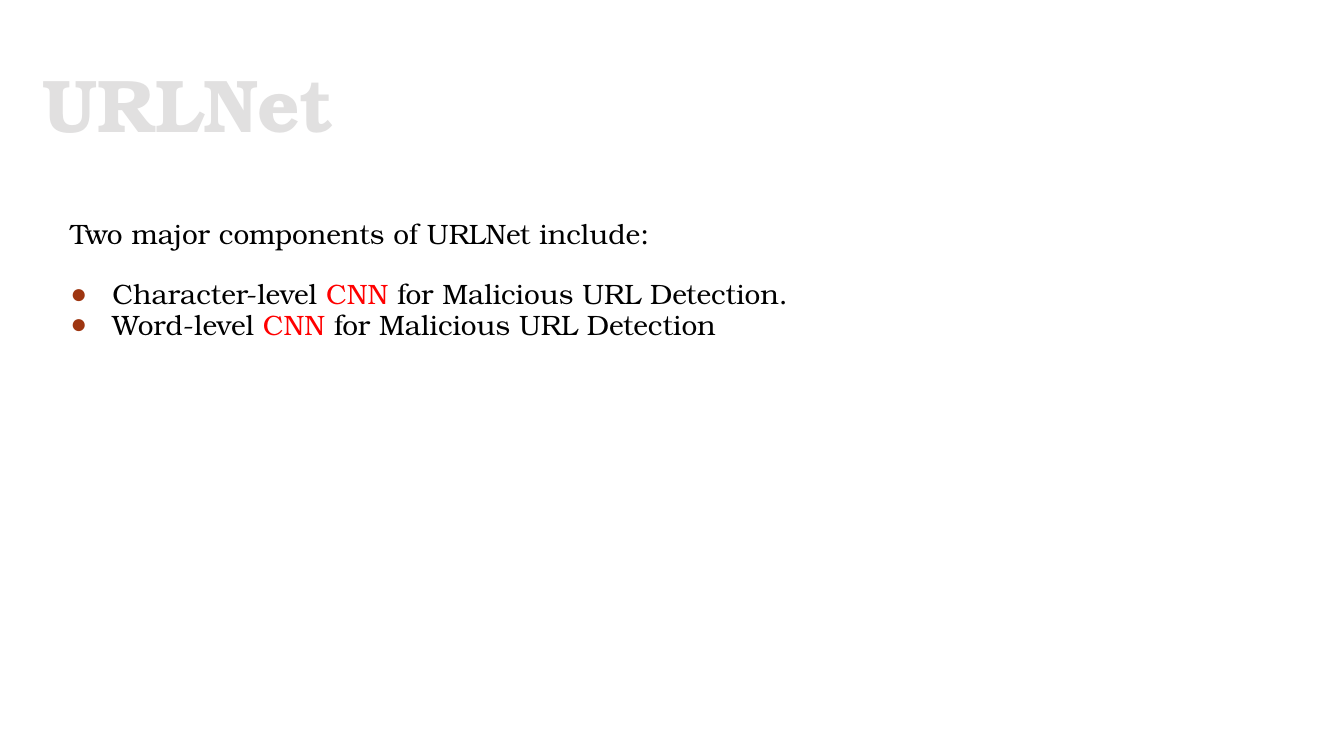
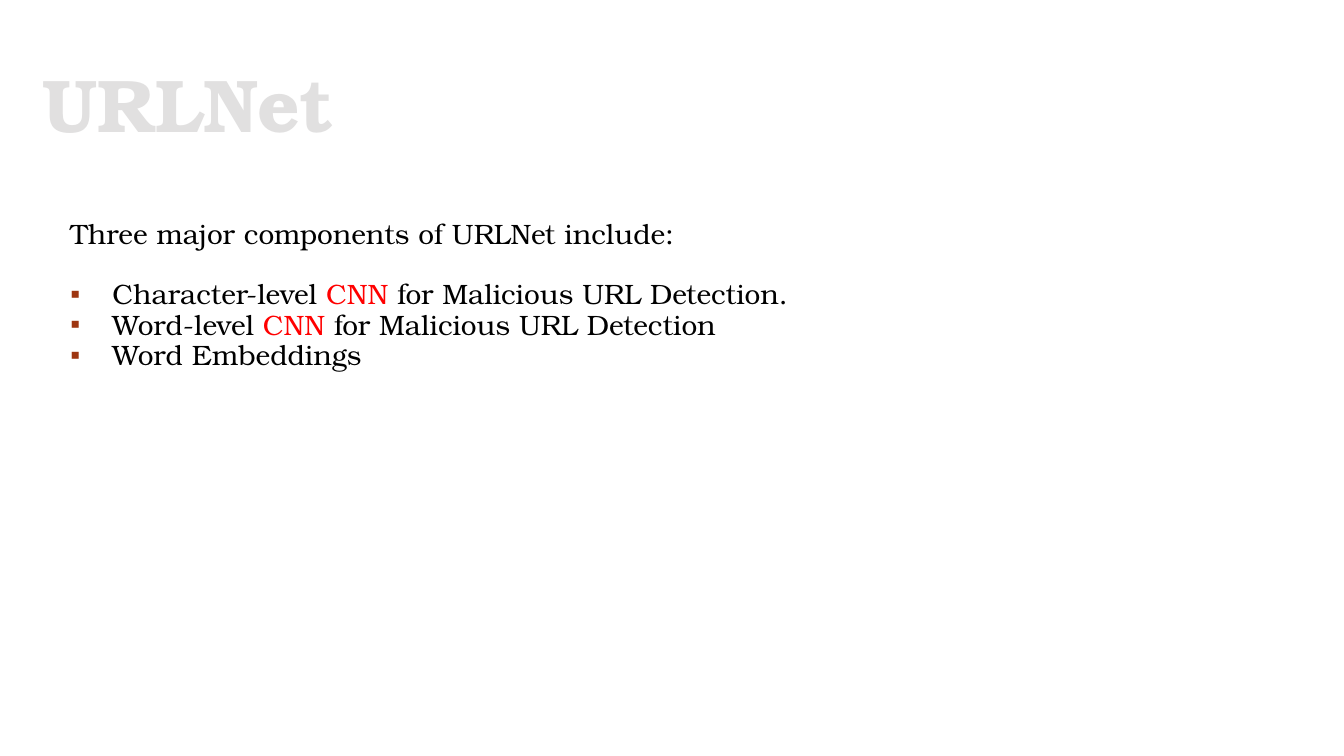
Before and after one commit to rajatb115/SIV-assignment, a slide deck: slide 11 of PPT/SIV.pptx. Drawn at 1344x756 pixels with LibreOffice and Linux fonts; fonts in the diff are those of the drawing; background and template pictures are left out. Boxes give left, top, right and bottom in pixels: in the first picture for what was removed or moved away, otherwise in the second. Text is boxed around its words. In the diff, an @@ line names an element or a change of style, - is before the commit and + after.

```diff
--- a/PPT/SIV.pptx
+++ b/PPT/SIV.pptx
@@ text at (x1=70, y1=223, x2=674, y2=250): text changed @@
-Two major components of URLNet include:
+Three major components of URLNet include:
@@ text at (x1=112, y1=345, x2=362, y2=371): paragraph added @@
+▪ Word Embeddings
```
Also in this commit, not shown: 6 other slides changed, 9 slides added.
